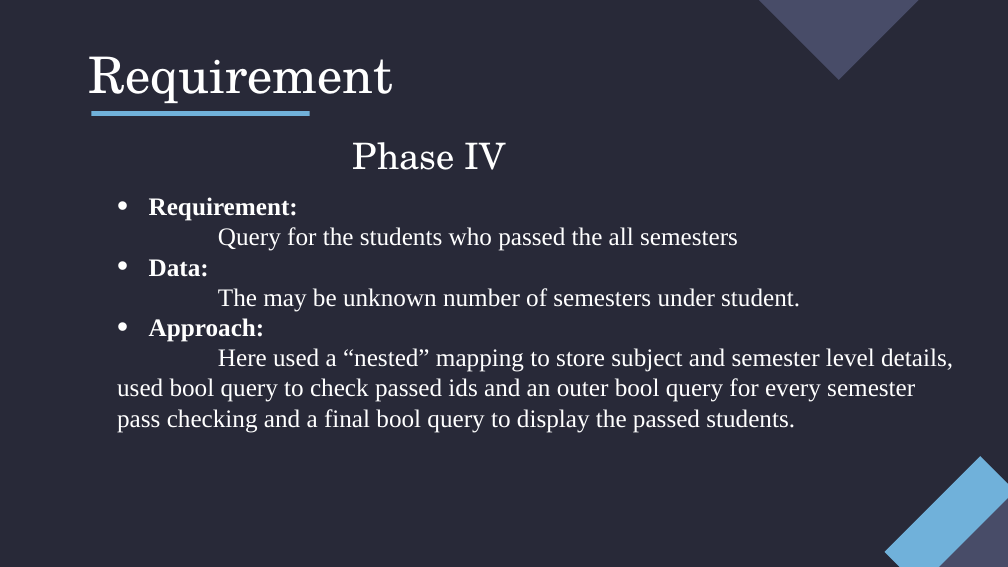
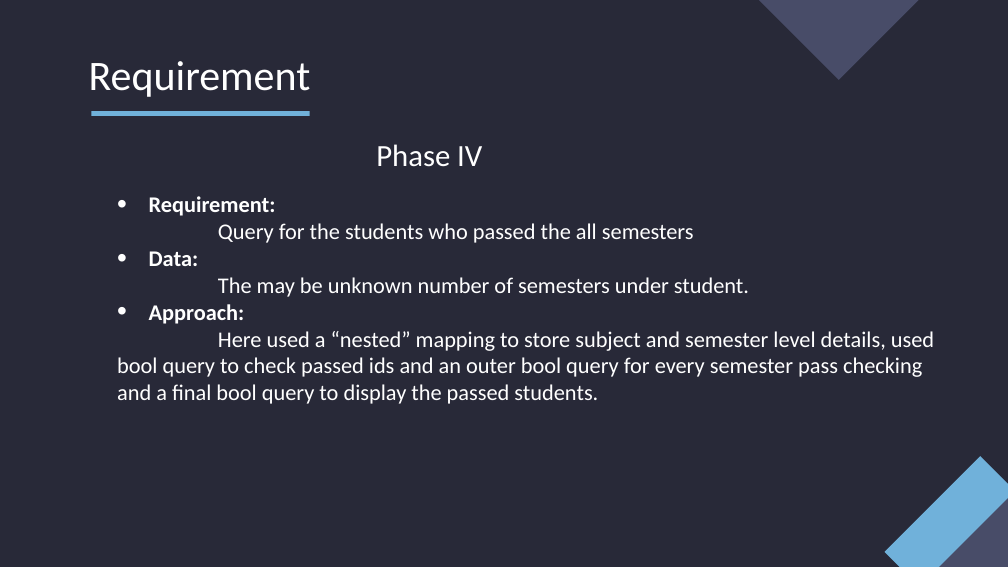
Before and after one commit to mehar-srinivas-chowdari/git-learning, a slide deck: slide 8 of Internship.pptx. Drawn at 1008x567 pixels with LibreOffice and Linux fonts; fonts in the diff are those of the drawing. Boxes give left, top, right and bottom in pixels: in the first picture for what was removed or moved away, otherwise in the second. Text is boxed around its words. In the diff, an @@ line names an element or a change of style, - is before the commit and + after.

```diff
--- a/Internship.pptx
+++ b/Internship.pptx
@@ title "Requirement" at [89, 61, 311, 97]: size 36 to 30 pt, font TeX Gyre Schola to Calibri @@
@@ subtitle "Phase IV" at [376, 144, 482, 167]: size 26 to 22 pt, font TeX Gyre Schola to Calibri @@
@@ text "Requirement:" at [117, 196, 934, 404]: size 18 to 16 pt, font Times New Roman to Calibri @@
```
Also in this commit, not shown: 15 other slides changed.
